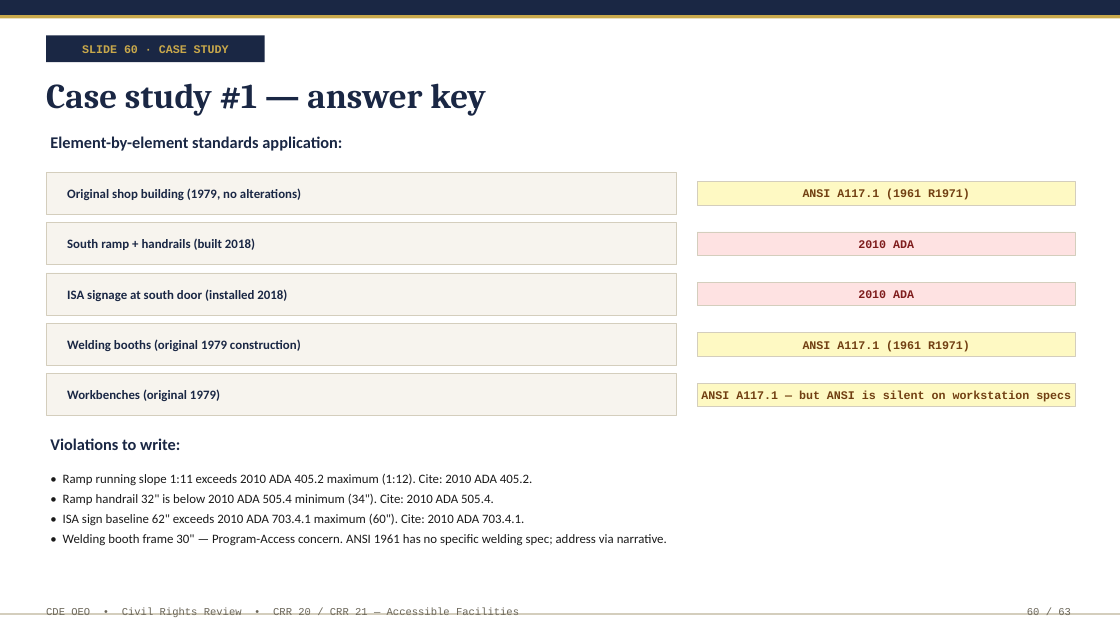
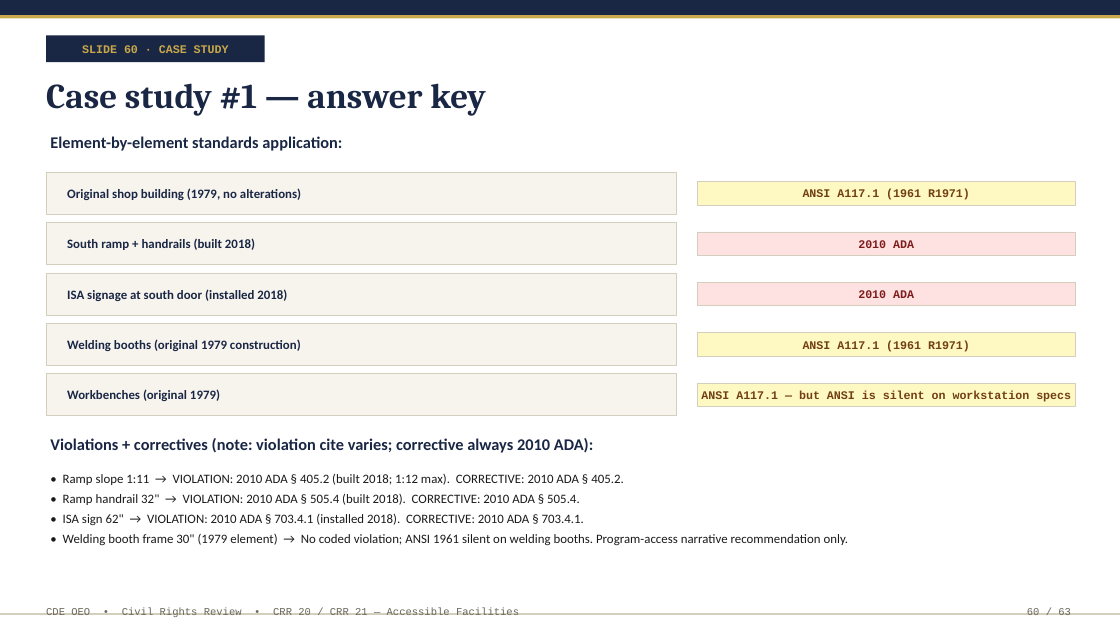
Before and after one commit to JaniCanCodeGo/JaniCanCodeGo, a slide deck: slide 60 of outputs/CRR_Accessibility_Training.pptx. Drawn at 1120x630 pixels with LibreOffice and Linux fonts; fonts in the diff are those of the drawing. Boxes give left, top, right and bottom in pixels: in the first picture for what was removed or moved away, otherwise in the second. Text is boxed around its words. In the diff, an @@ line names an element or a change of style, - is before the commit and + after.

```diff
--- a/outputs/CRR_Accessibility_Training.pptx
+++ b/outputs/CRR_Accessibility_Training.pptx
@@ text at (50,438,593,453): text changed @@
-Violations to write:
+Violations + correctives (note: violation cite varies; corrective always 2010 ADA):
@@ text at (63,474,849,545): text changed @@
-• Ramp running slope 1:11 exceeds 2010 ADA 405.2 maximum (1:12). Cite: 2010 ADA 405.2.
-• Ramp handrail 32" is below 2010 ADA 505.4 minimum (34"). Cite: 2010 ADA 505.4.
-• ISA sign baseline 62" exceeds 2010 ADA 703.4.1 maximum (60"). Cite: 2010 ADA 703.4.1.
-• Welding booth frame 30" — Program-Access concern. ANSI 1961 has no specific welding spec; address via narrative.
+• Ramp slope 1:11 → VIOLATION: 2010 ADA § 405.2 (built 2018; 1:12 max). CORRECTIVE: 2010 ADA § 405.2.
+• Ramp handrail 32" → VIOLATION: 2010 ADA § 505.4 (built 2018). CORRECTIVE: 2010 ADA § 505.4.
+• ISA sign 62" → VIOLATION: 2010 ADA § 703.4.1 (installed 2018). CORRECTIVE: 2010 ADA § 703.4.1.
+• Welding booth frame 30" (1979 element) → No coded violation; ANSI 1961 silent on welding booths. Program-access narrative recommendation only.
```
Also in this commit, not shown: 8 other slides changed, 3 slides added, 3 slides removed, 5 other files.
